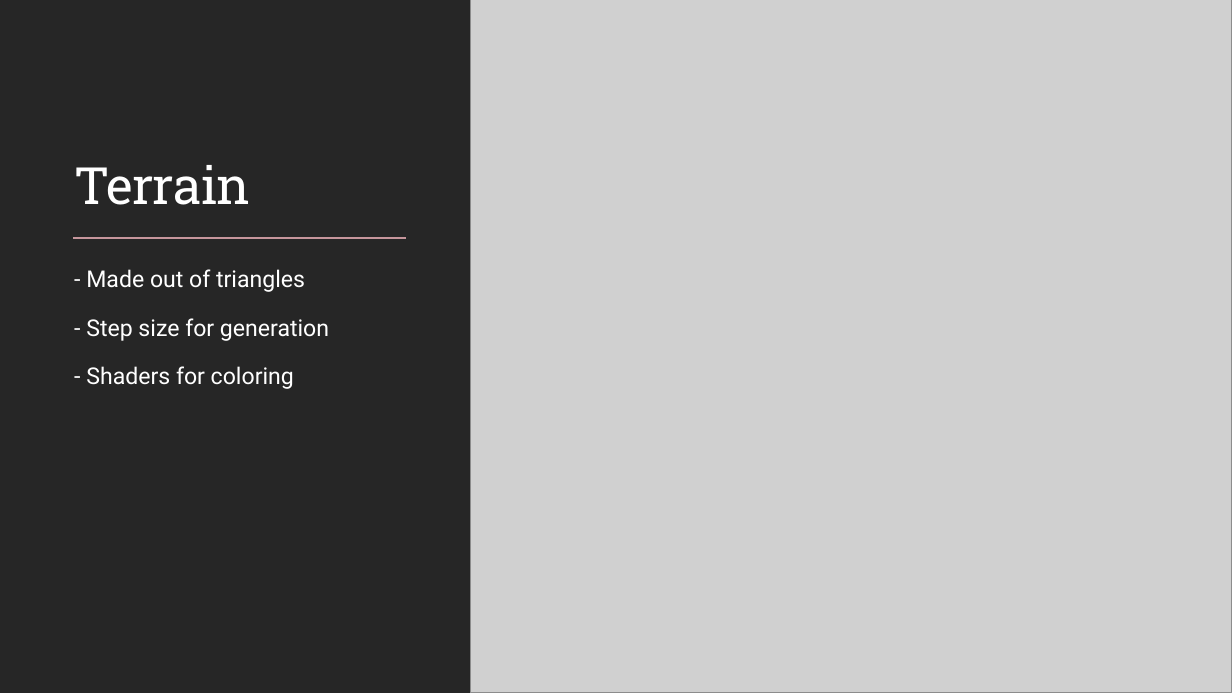
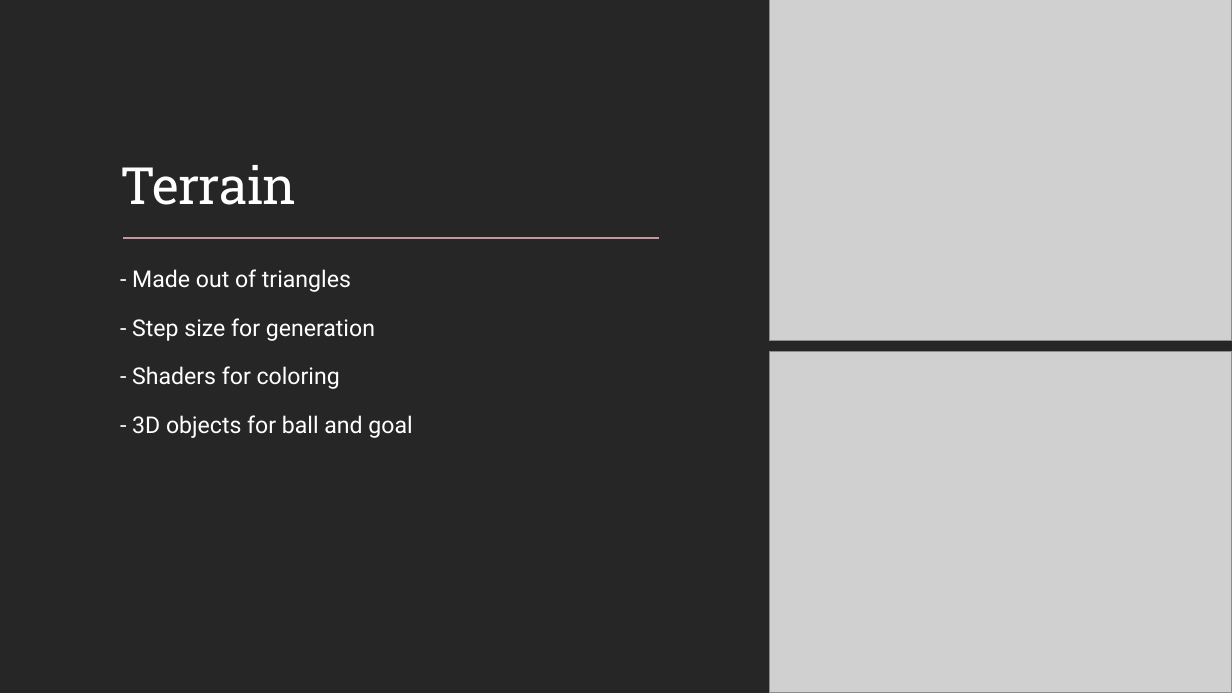
Before and after one commit to renesteeman/Project1-2_Group4, a slide deck: slide 4 of Crazy Putting Presentation.pptx. Drawn at 1232x693 pixels with LibreOffice and Linux fonts; fonts in the diff are those of the drawing; grey boxes stand for pictures. Boxes give left, top, right and bottom in pixels: in the first picture for what was removed or moved away, otherwise in the second. Text is boxed around its words. In the diff, an @@ line names an element or a change of style, - is before the commit and + after.

```diff
--- a/Crazy Putting Presentation.pptx
+++ b/Crazy Putting Presentation.pptx
@@ picture: place and size @@
-picture at [470,0,1232,693]
+picture at [769,0,1232,341]
@@ title "Terrain": place and size @@
-title "Terrain" at [74,165,251,205]
+title "Terrain" at [120,165,297,205]
@@ line moved from (73, 238) - (406, 238) to (123, 238) - (659, 238) @@
@@ text "- Made out of triangles": place and size @@
-text "- Made out of triangles" at [86,269,329,389]
+text "- Made out of triangles" at [132,269,412,438]
@@ picture added at [769,351,1232,693] @@
@@ text at [132,415,412,438]: paragraph added @@
+  - 3D objects for ball and goal
```
Also in this commit, not shown: 2 other slides changed, 4 other files.
